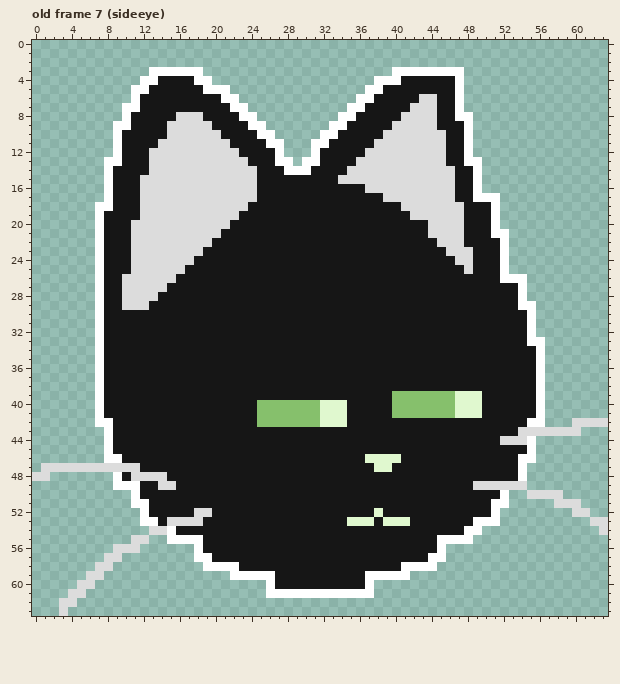
Edited in one commit: pixel-art file (Sprites/Dialogue/vendor_icons.aseprite). Above: the version before the commit.
64x64 pixels, 7 frames. Shown: old frame 7 (sideeye).
The result:
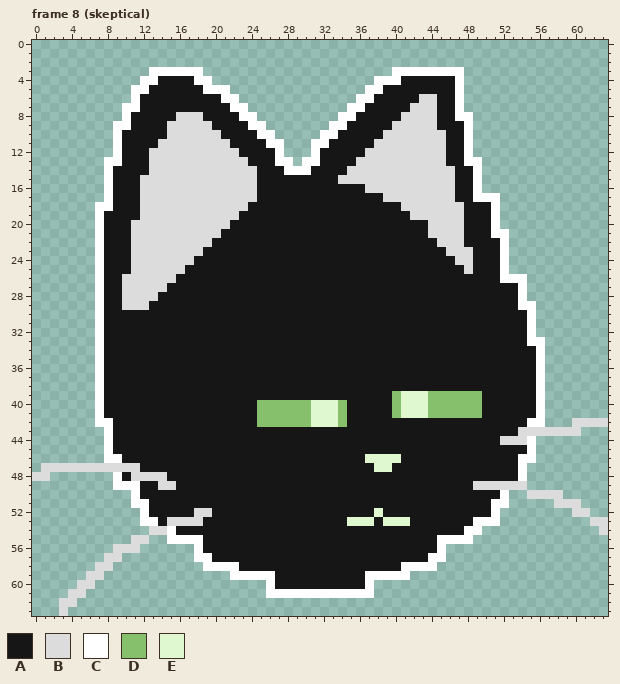
Palette (. is transparent): A #161616  B #dcdcdc  C #ffffff  D #86c06c  E #e0f8cf
A new or re-ordered frame is compared with the old frame closest to it.
From old to new:
frames 7 -> 8
Frame 8 (skeptical) is new; against old frame 7 (sideeye), layer "Layer 2":
y 39: x 41..43 DDD -> EEE; x 47..49 EEE -> DDD
y 40..41: x 31 D -> E; x 34 E -> D; x 41..43 DDD -> EEE; x 47..49 EEE -> DDD
y 42: x 31 D -> E; x 34 E -> D
Boxes around the changes in both pictures, in picture pixels (x1, y1, x2, y2):
changed: (401, 391, 482, 418)
changed: (311, 400, 347, 427)
